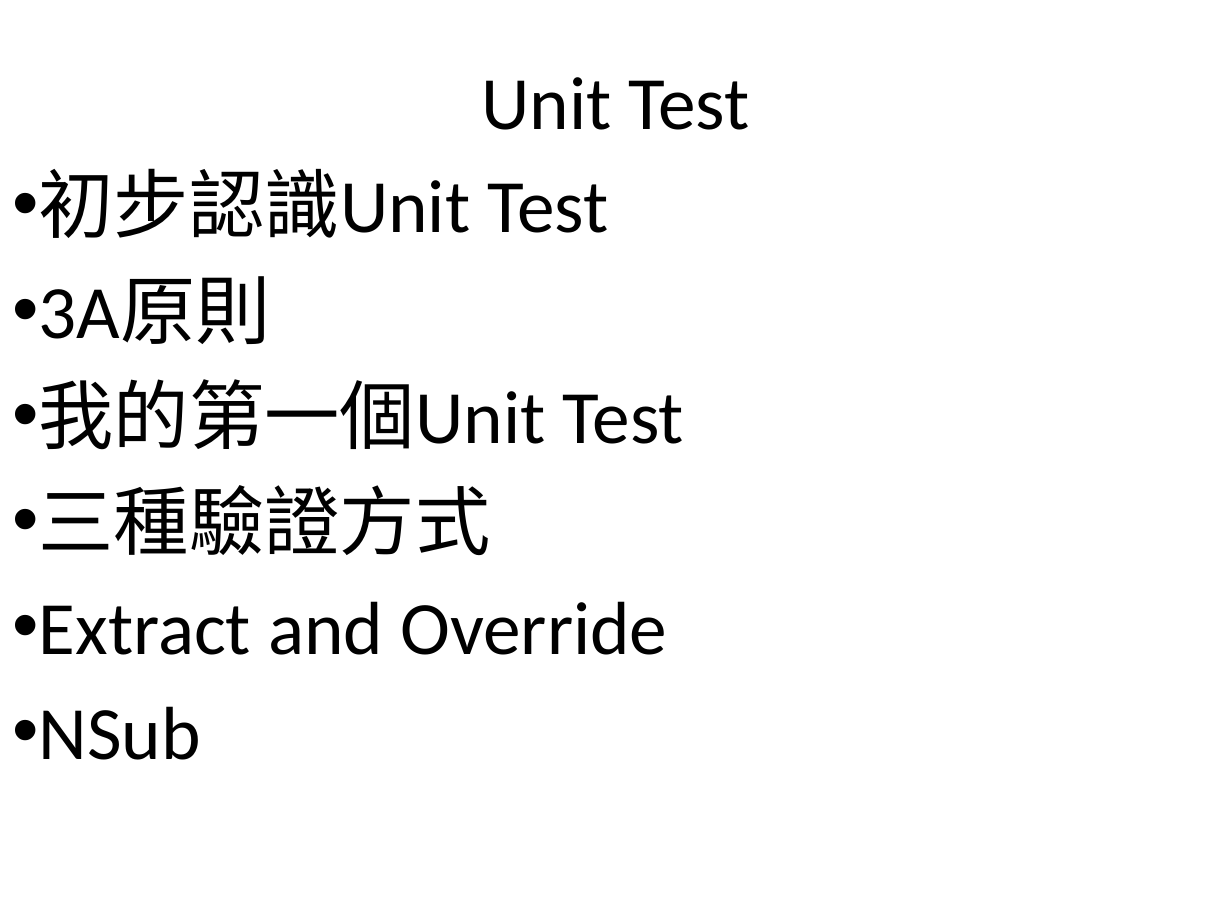
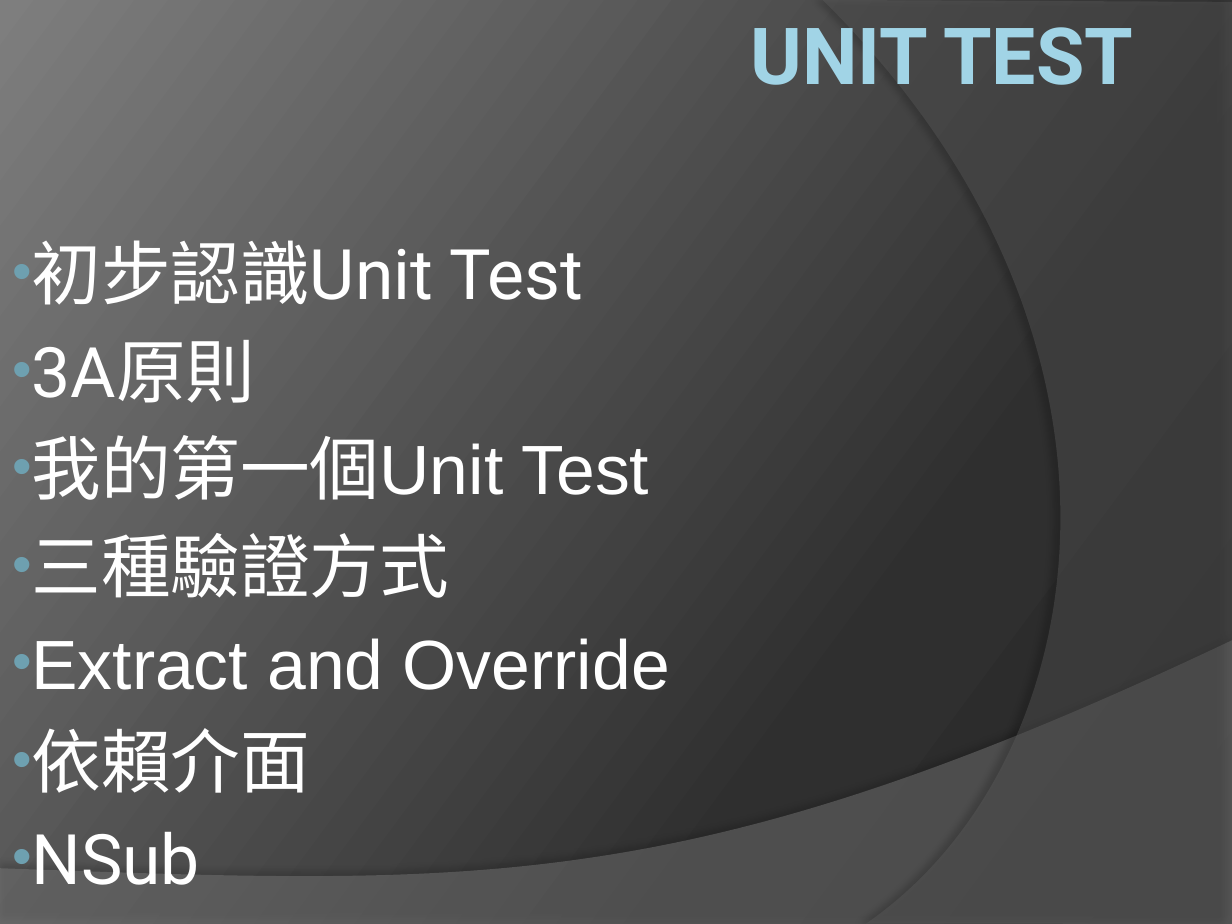
Before and after one commit to lintingwei/UnitTestBasic, a slide deck: slide 1 of Unit Test Basic.pptx. Drawn at 1232x924 pixels with LibreOffice and Linux fonts; fonts in the diff are those of the drawing. Boxes give left, top, right and bottom in pixels: in the first picture for what was removed or moved away, otherwise in the second. Text is boxed around its words. In the diff, an @@ line names an element or a change of style, - is before the commit and + after.

Commit message:
PPT

```diff
--- a/Unit Test Basic.pptx
+++ b/Unit Test Basic.pptx
@@ background #FFFFFF to gradient #282828 to #2F2F2F to #7E7E7E @@
@@ title "UNIT TEST" at bbox=[750, 27, 1133, 85]: vertical alignment middle to top @@
@@ title at bbox=[750, 27, 1133, 85]: text changed; size 44 to 46 pt; font Calibri to Roboto; text colour #000000 to gradient #A1D4E7 to #58808D; bold on @@
-Unit Test
+UNIT TEST
@@ freeform shape added at bbox=[823, 0, 1232, 924], fill #5E5E5E at 40% opacity @@
@@ subtitle "初步認識Unit Test": place and size @@
-subtitle "初步認識Unit Test" at bbox=[39, 168, 684, 760]
+subtitle "初步認識Unit Test" at bbox=[32, 240, 670, 885]
@@ subtitle "初步認識Unit Test" at bbox=[32, 240, 670, 885]: vertical alignment top to bottom @@
@@ subtitle at bbox=[32, 240, 670, 885]: size 44 to 40.7 pt, text colour #000000 to #FFFFFF; font Calibri to Roboto in "初步認識Unit Test", "3A原則", "三種驗證方式", "NSub"; font Calibri to Arial in "我的第一個Unit Test", "Extract and Override" @@
@@ freeform shape added at bbox=[0, 641, 1232, 924], fill #7F7F7F at 45% opacity @@
@@ subtitle at bbox=[32, 728, 310, 793]: paragraph added @@
+• 依賴介面
```
Also in this commit, not shown: 5 other slides changed, 7 slides added.
